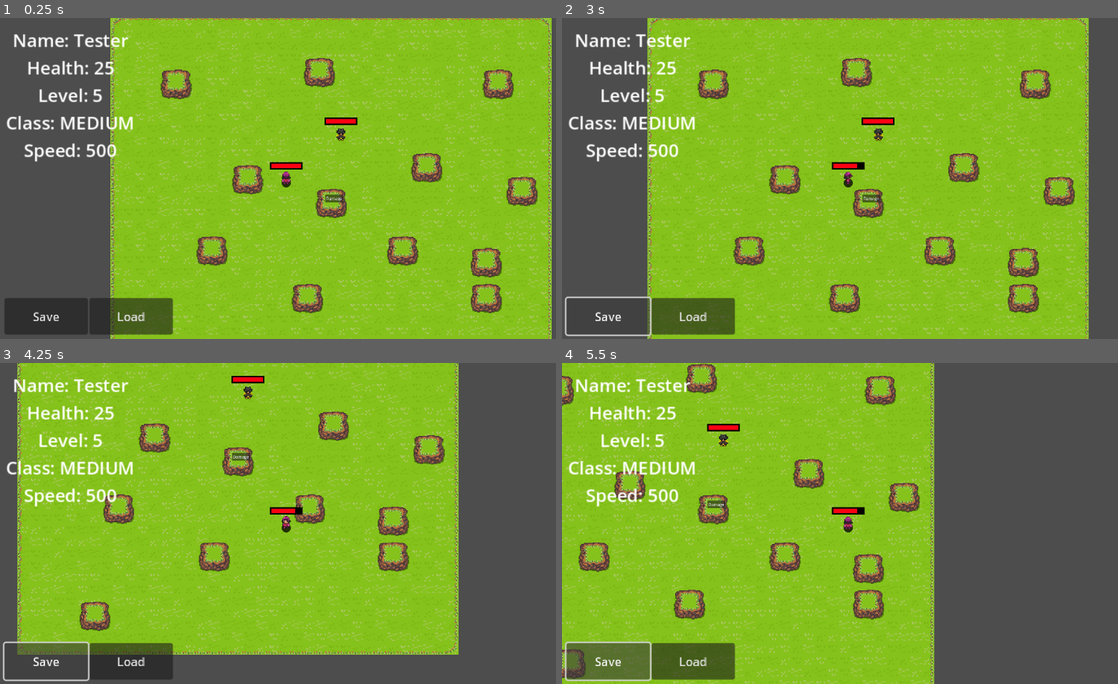
Above: before the commit, frames 1-4 (two rows, left to right).
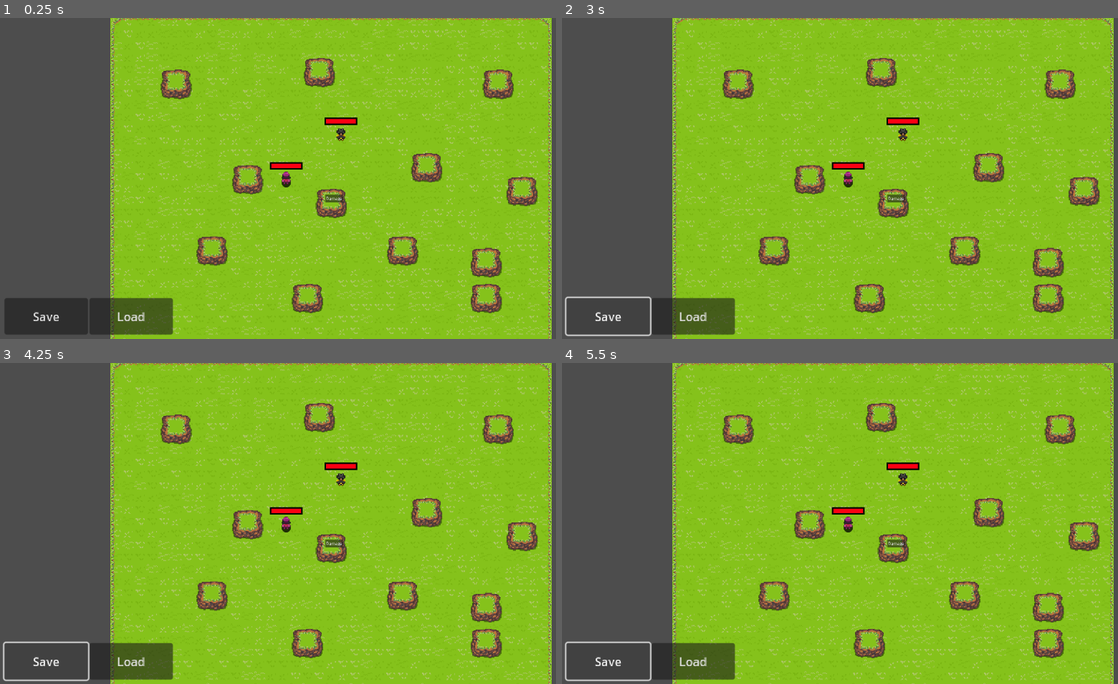
Above: after the commit, the same moments.

Repository: Leonardo-1511/GameProject
Game: Godot game, scene res://world.tscn
Same seed, same stepped clock (60 frames per second), same inputs: the game is played once before the commit and once after it.
Inputs:
- Up to frame 1 (0.25 s): no input
- Up to frame 2 (3 s): click "Damage" at 0.5 s; click "Load" at 1.25 s; click "Save" at 2 s; hold D (Right) from 2.78 s (still down)
- Up to frame 3 (4.25 s): release D (Right) at 3.53 s; hold S (Down) from 3.53 s (still down)
- Up to frame 4 (5.5 s): release S (Down) at 4.28 s; hold D (Right) 4.28-5.03 s; hold W (Up) from 5.03 s (still down)

The runs differ from the first frame. In frame 1, 1.8% of the frame differs, in the area x 1-24%, y 4-45%; in frame 2, 26%; in frame 3, 51%; in frame 4, 63%, in the area x 0-100%, y 0-100%.
Error before the commit: Invalid access to property or key 'PlayerSave' on a base object of type 'Dictionary'. (res://Player/Player.gd:43)
Error after the commit: Parse Error: The function signature doesn't match the parent. Parent signature is "movement_handler(Variant) -> Variant". (res://Player/Player.gd:21)

Commit message:
Fixed some Docstring errors. Remove delta from movement_handler, as it's not being currently used.

Diff:
--- a/Player/EntityClass.gd
+++ b/Player/EntityClass.gd
@@ -3,7 +3,7 @@
 
 @export_enum("PLAYER", "ENEMY", "OBJECT") var entity_type: String ## Choose the type for this Object. Every option except Player will disable _physics_process(). If you need it anyways, either override the Type specific function (ex. _enemy()) or set it to Player and override the movement Handler.
 @export var properties: EntityResource 		## These are NECESSARY for every Type except Object. (Still debating whether to support Objects here or not.)
-@export var animation: AnimationPlayer 		## AnimationPlayer for the Sprites, currently 4 Animation are coded, those being: Walk_Up, Walk_Down, Walk_Left and Walk_Right.
+@export var animation: AnimationPlayer 		## AnimationPlayer for the Sprites, you need to code these Animations yourself though.
 @export var inventory: Array[ItemResource] 	## The Inventory for the Entity. Enemies should only have 1 Item, except overriden and coded otherwise.
 
 
@@ -21,11 +21,11 @@
 func _object(): ## Type specific Function. Deactivates Physics Process (debating on whether to leave this here or not).
 	set_physics_process(false)
 
-func _physics_process(delta): ## Gets Input and calls movement_handler(delta, direction).
+func _physics_process(_delta): ## Gets Input and calls movement_handler(direction).
 	var direction : Vector2 = Input.get_vector("Left", "Right", "Up", "Down")
-	movement_handler(delta, direction)
+	movement_handler(direction)
 
-func movement_handler(_delta, direction): ## _physics_process() calls this, direction comes stright from Input.get_vector. Override with super() is recommended for Animations.
+func movement_handler(direction): ## _physics_process() calls this, direction comes stright from Input.get_vector. Override with super() is recommended for Animations. This can be used for Enemies, just specify the Direction.
 	velocity = direction * properties.speed
 	move_and_slide()
 
